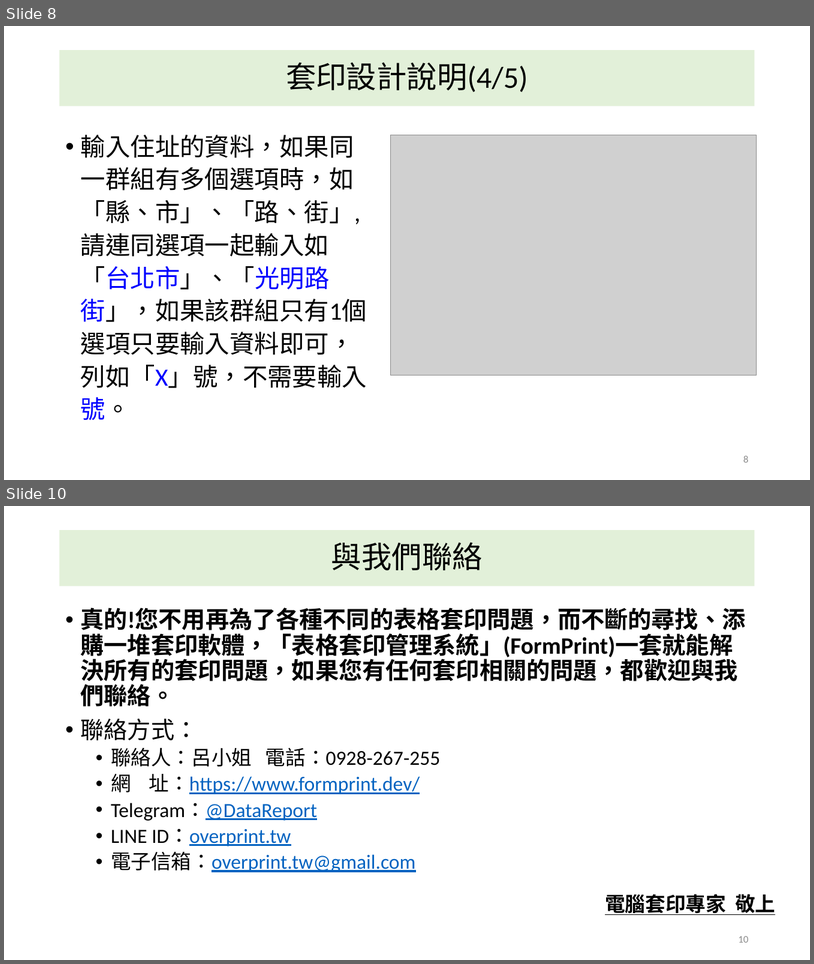
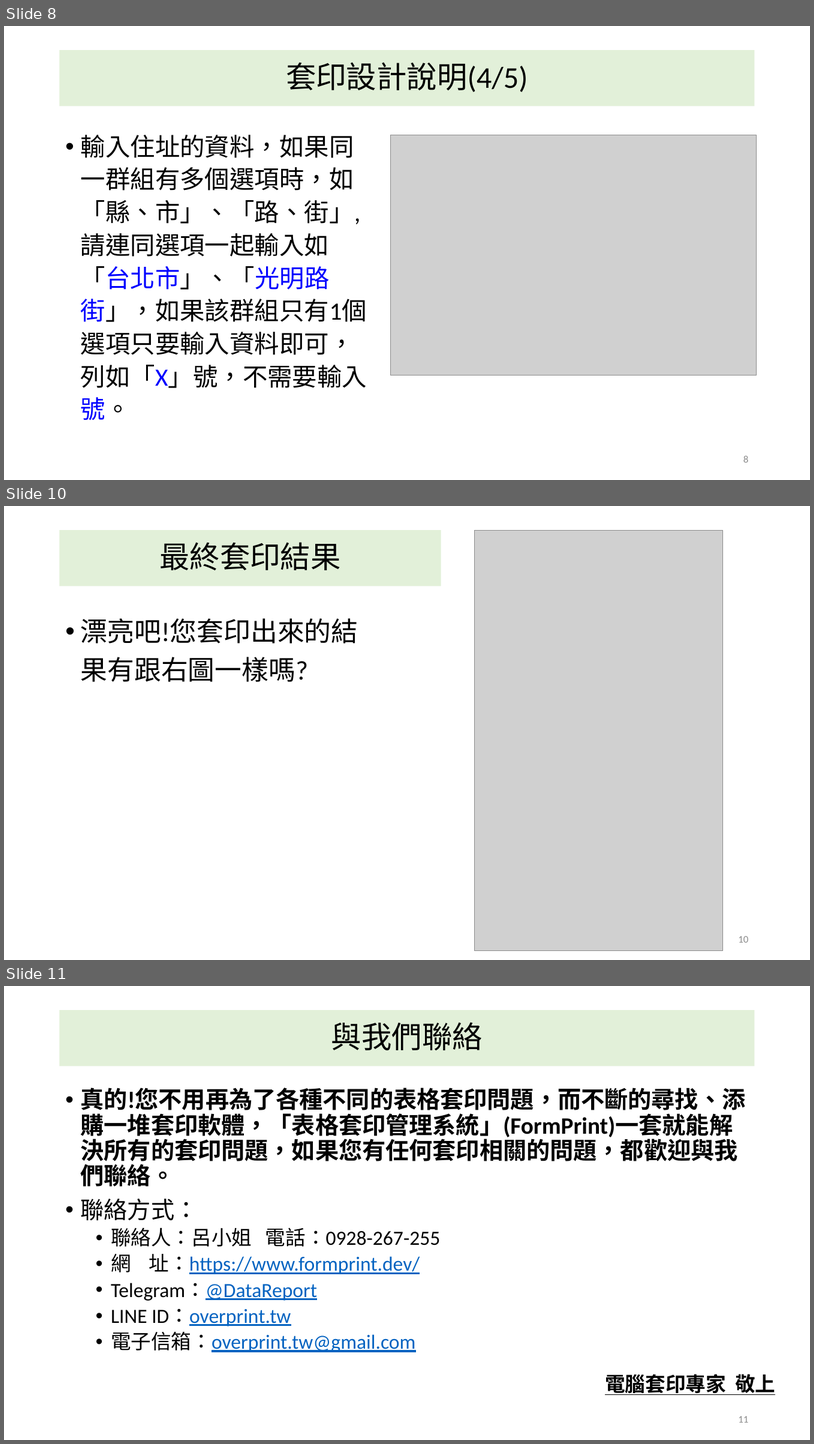
Before and after one commit to FormPrint/FormPrint.github.io, a slide deck: file/EnvelopePrint.pptx. Shown one above the other, each under a label of ours: slides 8 and 10 before the commit, slides 8, 10 and 11 after it; the slides between them are not shown. The pictures are 814x964 and 814x1444 pixels, drawn with LibreOffice and Linux fonts; fonts in the diff are those of the drawing; grey boxes stand for pictures. Boxes give left, top, right and bottom in pixels: in the first picture for what was removed or moved away, otherwise in the second. Text is boxed around its words. In the diff, an @@ line names an element or a change of style, - is before the commit and + after.

```diff
--- a/file/EnvelopePrint.pptx
+++ b/file/EnvelopePrint.pptx
@@ slide 10 added at (4,506,810,960), background #FFFFFF @@
@@ rectangle added at (60,530,441,586), fill #E2F0D9, 36 pt, text #000000 @@
+最終套印結果
@@ picture added at (474,530,723,951) @@
@@ text added at (81,618,359,682), 32 pt, text #000000 @@
+• 漂亮吧!您套印出來的結果有跟右圖一樣嗎?
@@ page number added at (738,936,749,942), 12 pt, text #8C8C8C @@
+10
@@ what was slide 10 is now slide 11 @@
@@ page number at (738,1416,749,1422): text changed @@
-10
+11
```
Also in this commit, not shown: 1 slide changed, 22 other files.
